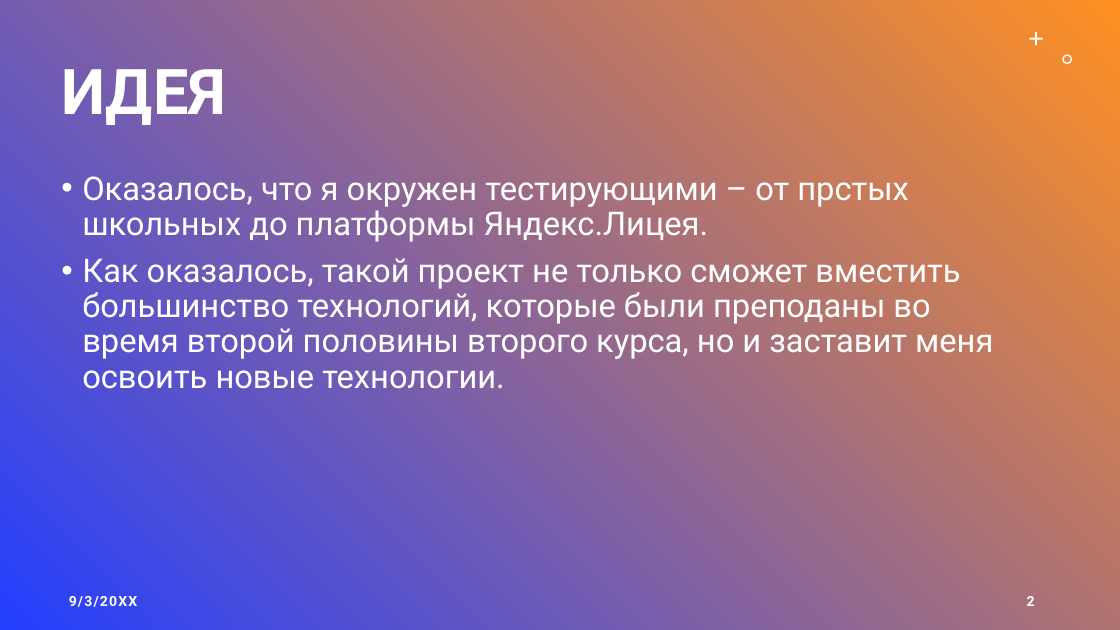
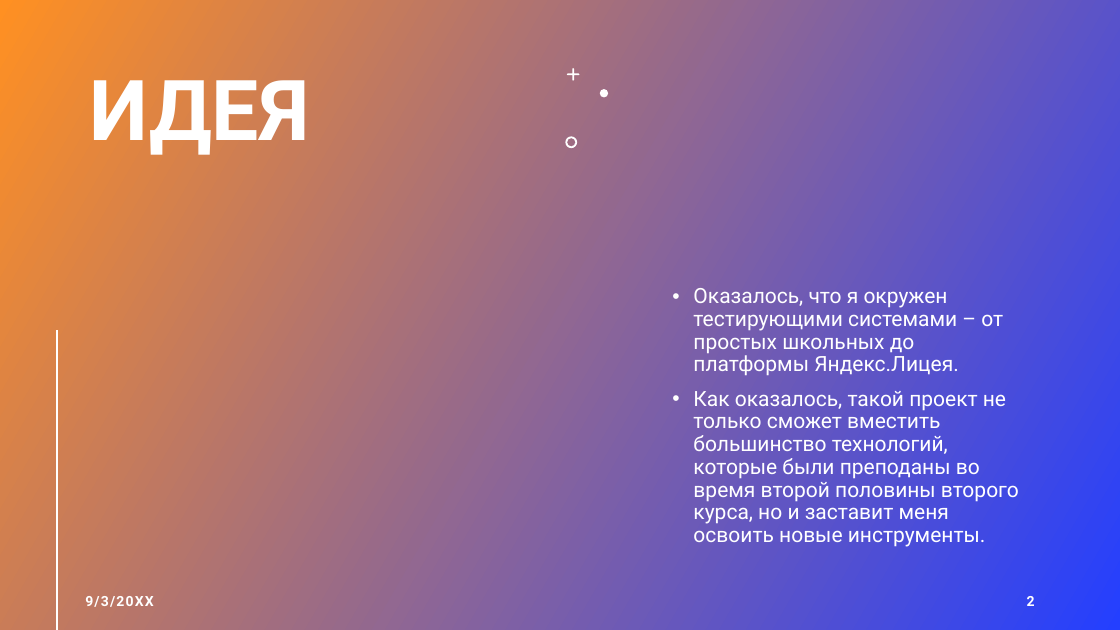
Before and after one commit to zarex1111/WEB_Project, a slide deck: slide 2 of DOODLE.pptx. Drawn at 1120x630 pixels with LibreOffice and Linux fonts; fonts in the diff are those of the drawing; background and template pictures are left out; a plain dark background stands for a picture behind light text. Boxes give left, top, right and bottom in pixels: in the first picture for what was removed or moved away, otherwise in the second. Text is boxed around its words. In the diff, an @@ line names an element or a change of style, - is before the commit and + after.

```diff
--- a/DOODLE.pptx
+++ b/DOODLE.pptx
@@ background gradient #243FFF to #FF9022 to picture (left out) @@
@@ rectangle added at <box>0,0,1120,630</box>, fill #FFFFFF @@
@@ rectangle added at <box>0,0,1120,630</box>, fill gradient #243FFF to #FF9022 @@
@@ freeform shape removed at <box>1029,32,1044,46</box> @@
@@ freeform shape removed at <box>1063,55,1073,65</box> @@
@@ title "ИДЕЯ": place and size @@
-title "ИДЕЯ" at <box>61,69,226,125</box>
+title "ИДЕЯ" at <box>89,80,309,155</box>
@@ title "ИДЕЯ" at <box>89,80,309,155</box>: size 54 to 72 pt; vertical alignment middle to top @@
@@ freeform shape added at <box>567,68,580,81</box>, fill #FFFFFF @@
@@ freeform shape added at <box>600,89,608,97</box>, fill #FFFFFF @@
@@ text "Оказалось, что я окружен тестирующими ..." at <box>693,288,1019,547</box>: vertical alignment top to bottom @@
@@ freeform shape added at <box>565,136,577,148</box>, fill #FFFFFF @@
@@ text at <box>693,288,1019,547</box>: text changed; size 28 to 18 pt @@
-• Оказалось, что я окружен тестирующими – от прстых школьных до платформы Яндекс.Лицея.
-• Как оказалось, такой проект не только сможет вместить большинство технологий, которые были преподаны во время второй половины второго курса, но и заставит меня освоить новые технологии.
+• Оказалось, что я окружен тестирующими системами – от простых школьных до платформы Яндекс.Лицея.
+• Как оказалось, такой проект не только сможет вместить большинство технологий, которые были преподаны во время второй половины второго курса, но и заставит меня освоить новые инструменты.
@@ line added from (57, 332) to (57, 629), #FFFFFF 2 pt @@
@@ text "9/3/20XX" at <box>85,596,153,607</box>: more space between paragraphs @@
@@ text "9/3/20XX": place and size @@
-text "9/3/20XX" at <box>69,596,137,607</box>
+text "9/3/20XX" at <box>85,596,153,607</box>
@@ page number at <box>1027,596,1035,606</box>: more space between paragraphs @@
```
Also in this commit, not shown: 1 other slide changed, 8 slides added, 2 other files.
